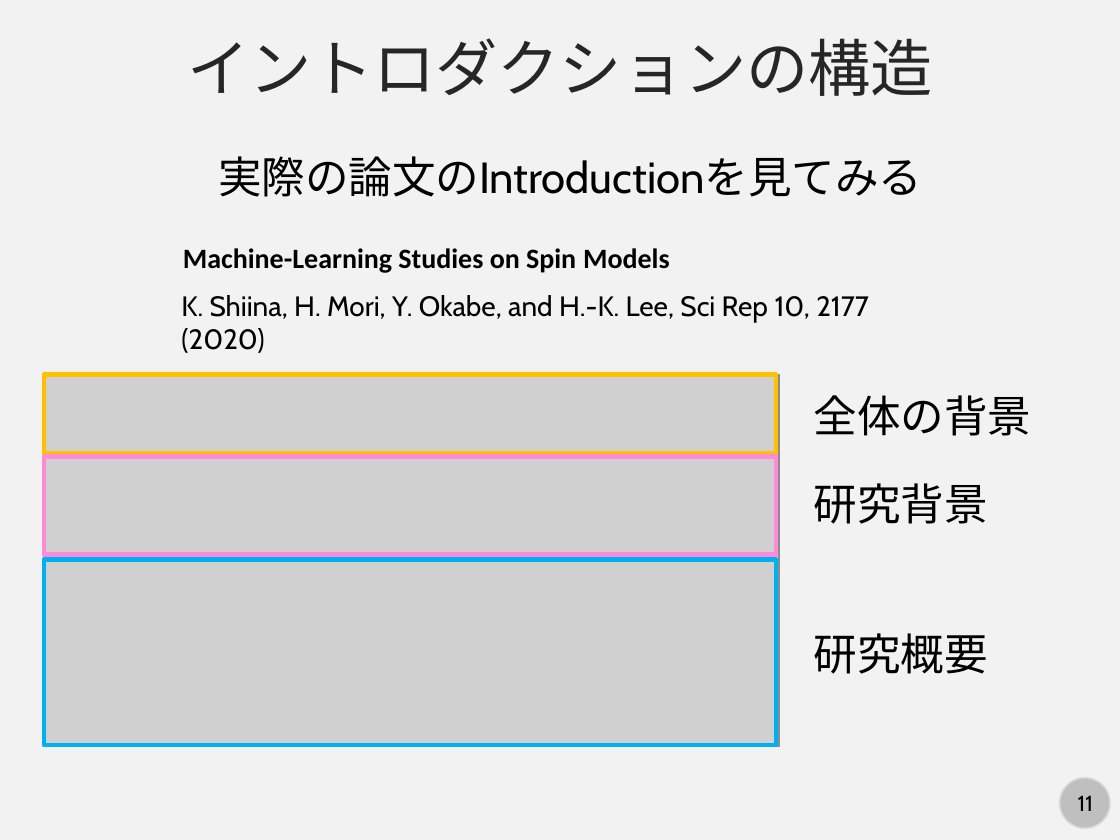
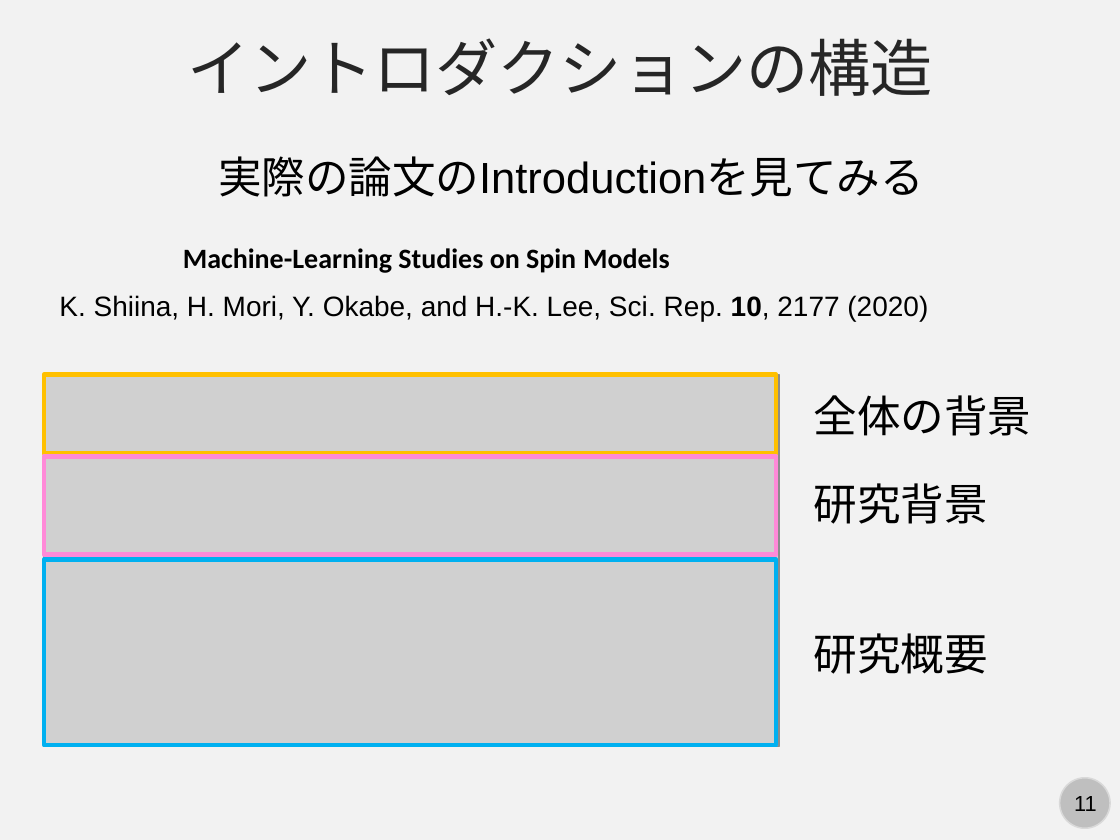
Before and after one commit to kaityo256/lab_startup, a slide deck: slide 11 of howtoreview/howtosurvey.pptx. Drawn at 1120x840 pixels with LibreOffice and Linux fonts; fonts in the diff are those of the drawing; grey boxes stand for pictures. Boxes give left, top, right and bottom in pixels: in the first picture for what was removed or moved away, otherwise in the second. Text is boxed around its words. In the diff, an @@ line names an element or a change of style, - is before the commit and + after.

```diff
--- a/howtoreview/howtosurvey.pptx
+++ b/howtoreview/howtosurvey.pptx
@@ text "実際の論文のIntroductionを見てみる" at (218, 156, 924, 197): font Cabin to Arial @@
@@ text at (59, 295, 928, 321): text changed; font Cabin to Arial @@
-K. Shiina, H. Mori, Y. Okabe, and H.-K. Lee, Sci Rep 10, 2177 (2020)
+K. Shiina, H. Mori, Y. Okabe, and H.-K. Lee, Sci. Rep. 10, 2177 (2020)
@@ page number at (1074, 796, 1097, 811): font Cabin to Arial @@
```
Also in this commit, not shown: 16 other slides changed, 4 other files.
